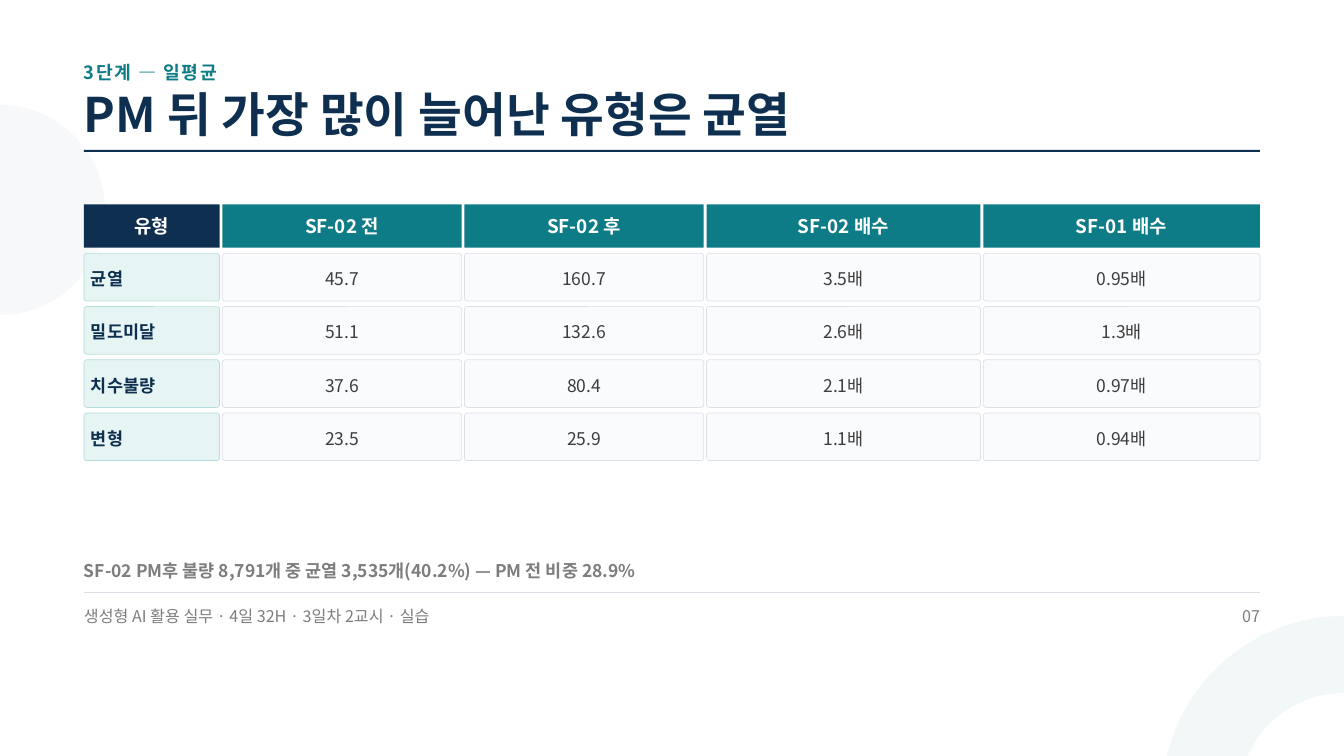
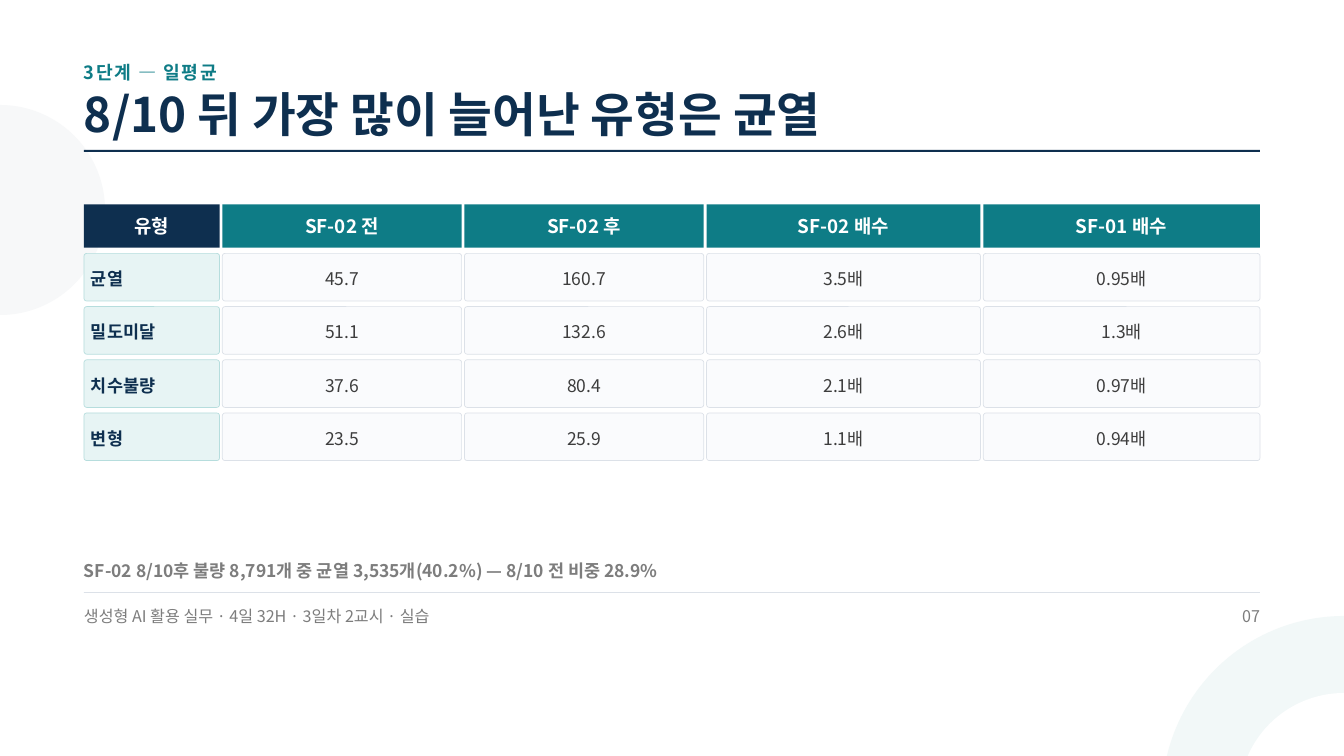
Before and after one commit to aebonlee/materials, a slide deck: slide 7 of knf/decks/d3p2.pptx. Drawn at 1344x756 pixels with LibreOffice and Linux fonts; fonts in the diff are those of the drawing. Boxes give left, top, right and bottom in pixels: in the first picture for what was removed or moved away, otherwise in the second. Text is boxed around its words. In the diff, an @@ line names an element or a change of style, - is before the commit and + after.

```diff
--- a/knf/decks/d3p2.pptx
+++ b/knf/decks/d3p2.pptx
@@ text at (84,91,821,141): text changed @@
-PM 뒤 가장 많이 늘어난 유형은 균열
+8/10 뒤 가장 많이 늘어난 유형은 균열
@@ text at (84,562,657,581): text changed @@
-SF-02 PM후 불량 8,791개 중 균열 3,535개(40.2%) — PM 전 비중 28.9%
+SF-02 8/10후 불량 8,791개 중 균열 3,535개(40.2%) — 8/10 전 비중 28.9%
```
Also in this commit, not shown: 6 other slides changed, 5 other files.
